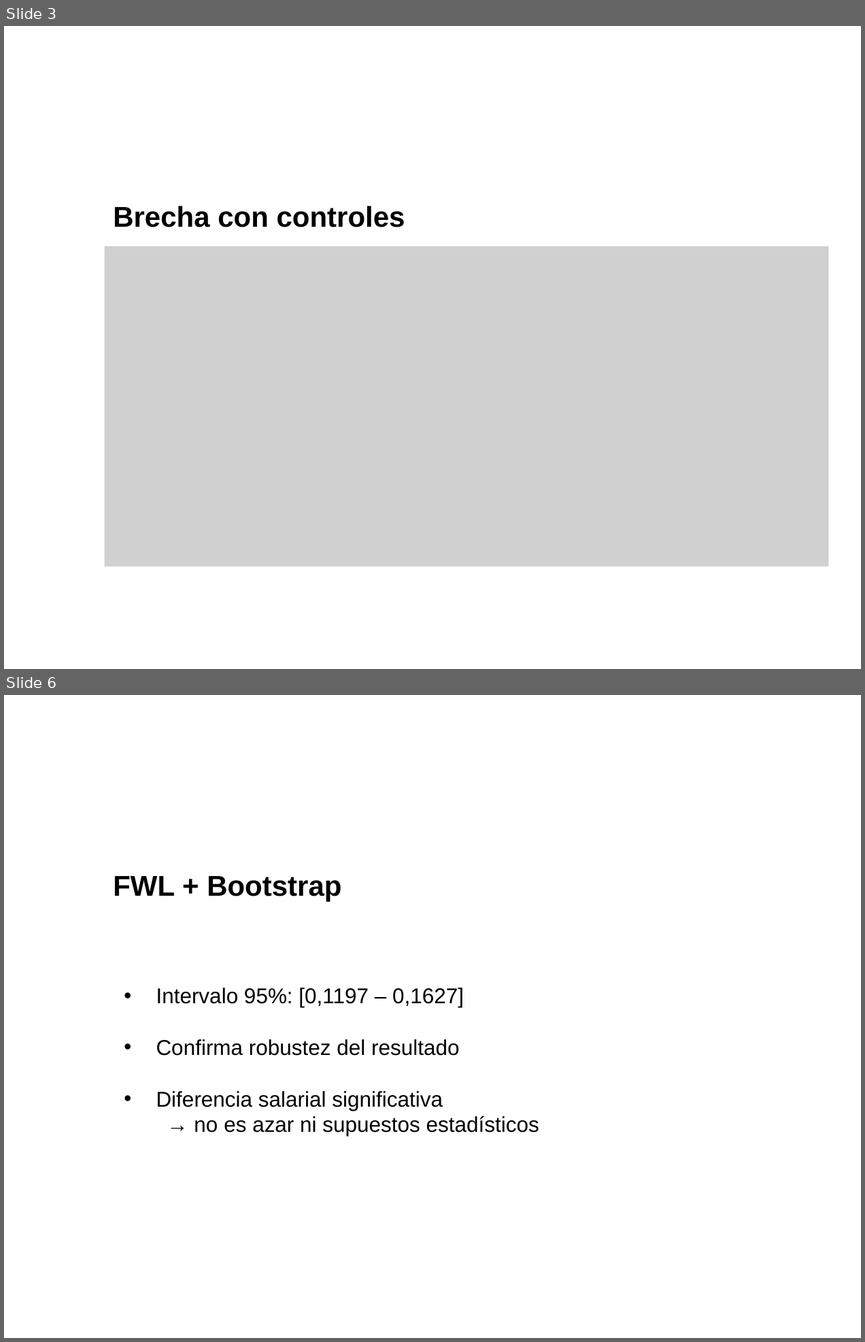
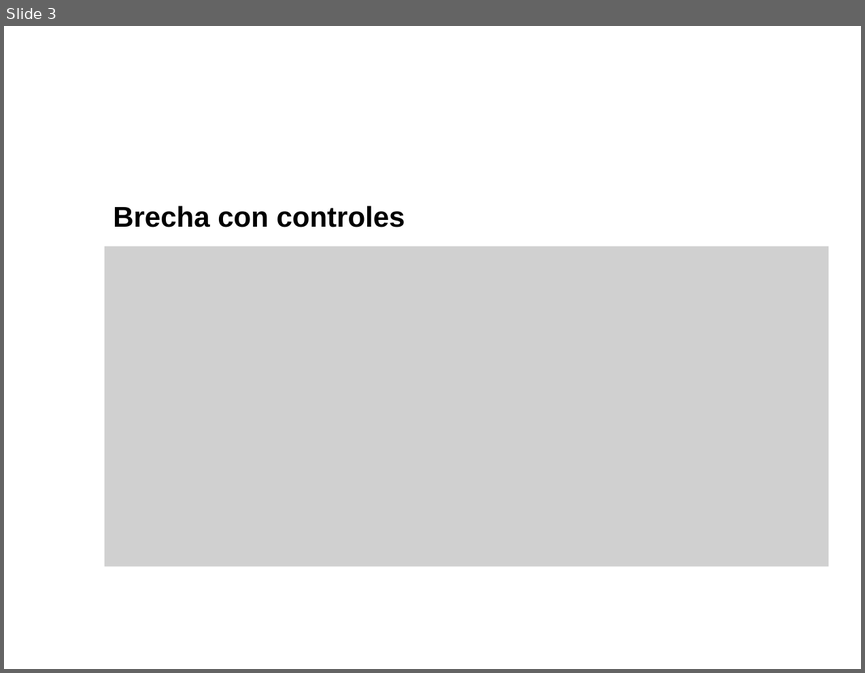
Before and after one commit to LauraDaniela17/Taller1_BigData_MachineLearning, a slide deck: Presentaciones/gap_equipo_08.pptx. Shown one above the other, each under a label of ours: slides 3 and 6 before the commit, slide 3 after it; the slides between them are not shown. The pictures are 865x1342 and 865x673 pixels, drawn with LibreOffice and Linux fonts; fonts in the diff are those of the drawing; grey boxes stand for pictures; background and template pictures are left out. Boxes give left, top, right and bottom in pixels: in the first picture for what was removed or moved away, otherwise in the second. Text is boxed around its words. In the diff, an @@ line names an element or a change of style, - is before the commit and + after.

```diff
--- a/Presentaciones/gap_equipo_08.pptx
+++ b/Presentaciones/gap_equipo_08.pptx
@@ slide 6 removed at [4,695,861,1338], background picture (left out) @@
@@ title removed at [113,876,341,901] @@
-FWL + Bootstrap
@@ text removed at [156,987,539,1136] @@
-• Intervalo 95%: [0,1197 – 0,1627]
-• Confirma robustez del resultado
-• Diferencia salarial significativa
-  → no es azar ni supuestos estadísticos
```
Also in this commit, not shown: 1 slide changed, 2 other slides removed.
